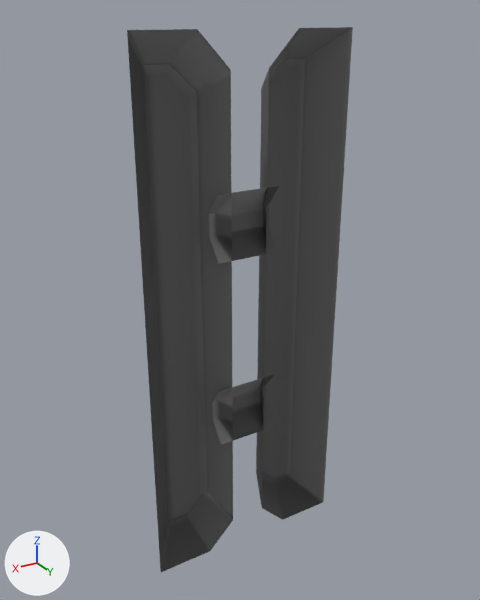
A saved change to the glTF model src/game/parts/SideSeparator/models/left.gltf.
Rendered twice from a 50 mm camera at (0.974, 1.167, 0.643) aimed at (0.243, -0.052, 0.034). Arrows for +X, +Y and +Z are at lower left; the lights stay in place.

The first picture shows 'left', 'middle', 'right'.
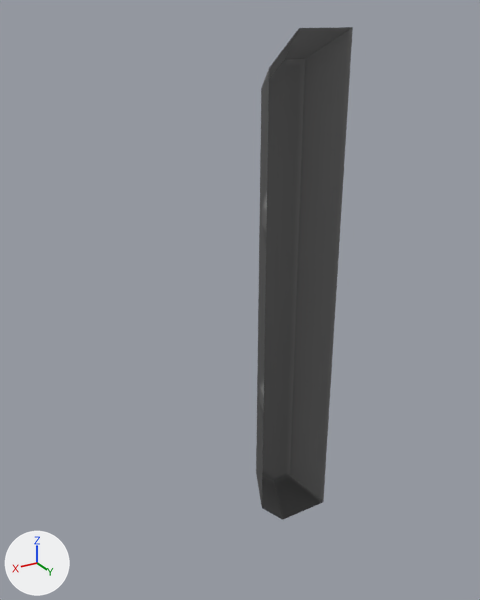
The change in detail:
Object 'middle' (ob_middle) is deleted.
Object 'right' (ob_right) is deleted.

Location of each change, [x1, y1, x2, y2] in pixels of the pictures (480 x 600 px):
'right', deleted (black)
    before: [127, 29, 233, 572]
'middle', deleted
    before: [209, 186, 279, 445]
